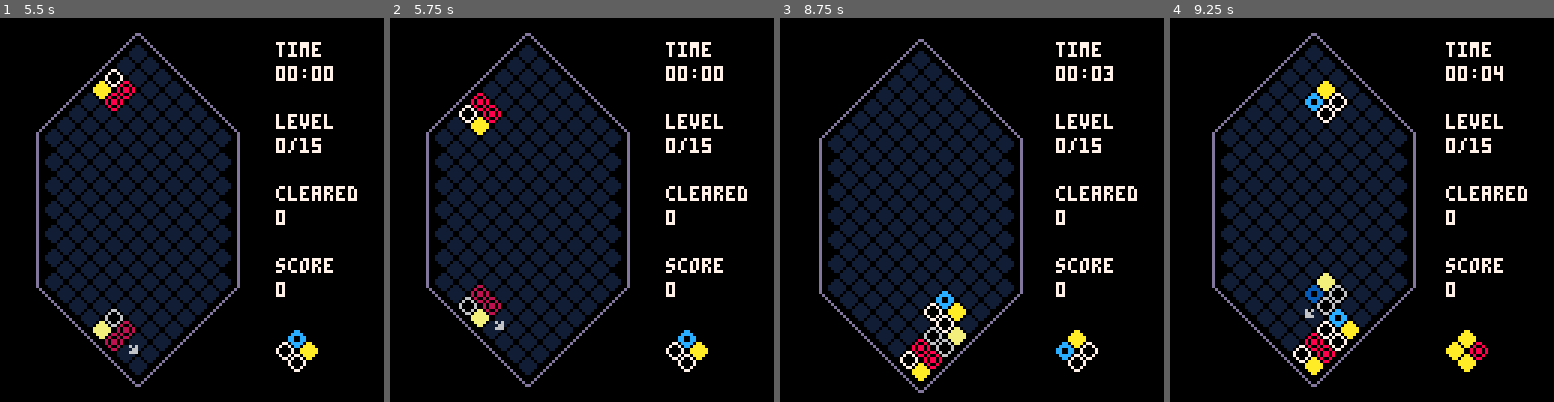
Above: before the commit, frames 1-4 (left to right).
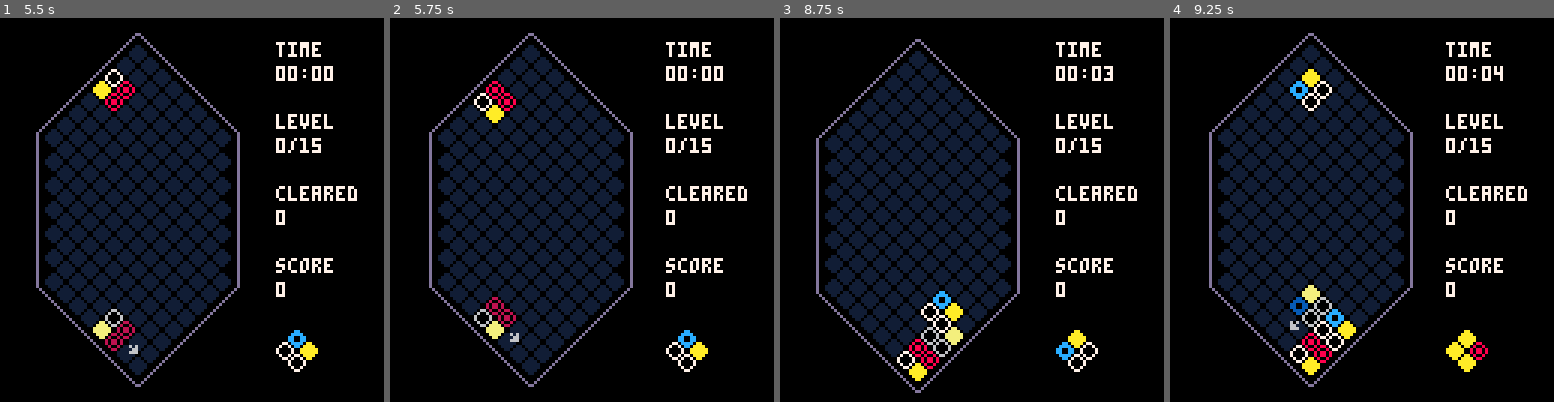
Above: after the commit, the same moments.

Repository: andrewedstrom/picolumia
Game: PICO-8 cartridge picolumia.p8
Two runs of this game, one before a commit and one after it. Both use one fixed random seed, a clock stepped at 60 frames per second and the inputs below.
Inputs:
- Up to frame 1 (5.5 s): tap X (X key) at 0.33, 1.07, 1.85, 2.97, 4.08, 5.2 s; tap O (Z key) at 0.7, 1.7, 2.1, 2.5, 2.9, 3.3, 3.7, 4.1, 4.5, 4.9, 5.3 s; hold Right 1.6-2.1 s; hold Right 2.47-3.03 s; hold Left 3.08-3.58 s; hold Down 3.63-3.97 s; hold Right 4.02-4.68 s; hold Left from 5.08 s (still down)
- Up to frame 2 (5.75 s): release Left at 5.68 s; tap O (Z key) at 5.7 s; hold Down from 5.73 s (still down)
- Up to frame 3 (8.75 s): release Down at 6.03 s; hold Right 6.08-6.58 s; tap O (Z key) every 0.4 s from 6.1 to 8.5 s; tap X (X key) at 6.32, 7.43, 8.55 s; hold Right 6.63-7.13 s; hold Right 7.5-8.07 s; hold Left 8.12-8.62 s; hold Down from 8.67 s (still down)
- Up to frame 4 (9.25 s): tap O (Z key) at 8.9 s; release Down at 9 s; hold Right from 9.05 s (still down)

Frame 1 is identical in both runs. In frame 2, 15% of the frame differs, in the area x 9-64%, y 3-97%; in frame 3, 15%; in frame 4, 16%, in the area x 10-65%, y 3-97%.

Commit message:
reduce the amount of particles

Diff:
--- a/juice.lua
+++ b/juice.lua
@@ -82,8 +82,7 @@
     local y_loc
     y_loc, x_loc = get_screen_position_for_block(y,x)
     local i
-    local number_of_particles = 10 + 3 * level
-
+    local number_of_particles = 10 + 2 * level
 
     for i = 1, number_of_particles do
         -- determine particle color
@@ -105,7 +104,7 @@
             y=y_loc,
             r=rnd(2),
             color=col,
-            mult=rnd(1)/3,
+            mult=rnd(1)/300,
             ttl=30+rnd(40),
             fade_perc=0,
             starting_theta=rnd(1),
@@ -117,7 +116,7 @@
                 end
             end,
             draw=function(self)
-                theta = self.r * self.mult / 100 + self.starting_theta
+                theta = self.r * self.mult + self.starting_theta
                 local spiral_x = self.r * cos(theta)
                 local spiral_y = self.r * sin(theta)
                 local x_coord = self.x + spiral_x
--- a/picolumia.p8
+++ b/picolumia.p8
@@ -18,7 +18,7 @@
 
 -- when you first hold down a button, how many frames before it repeats
 -- defaults to 15 on pico8 but we override it a la https://twitter.com/lexaloffle/status/1176688167719587841?s=20
-local btnp_inital_delay = 5
+local btnp_inital_delay = 6
 poke(0x5f5c, btnp_inital_delay)
 
 -- player-chosen settings
